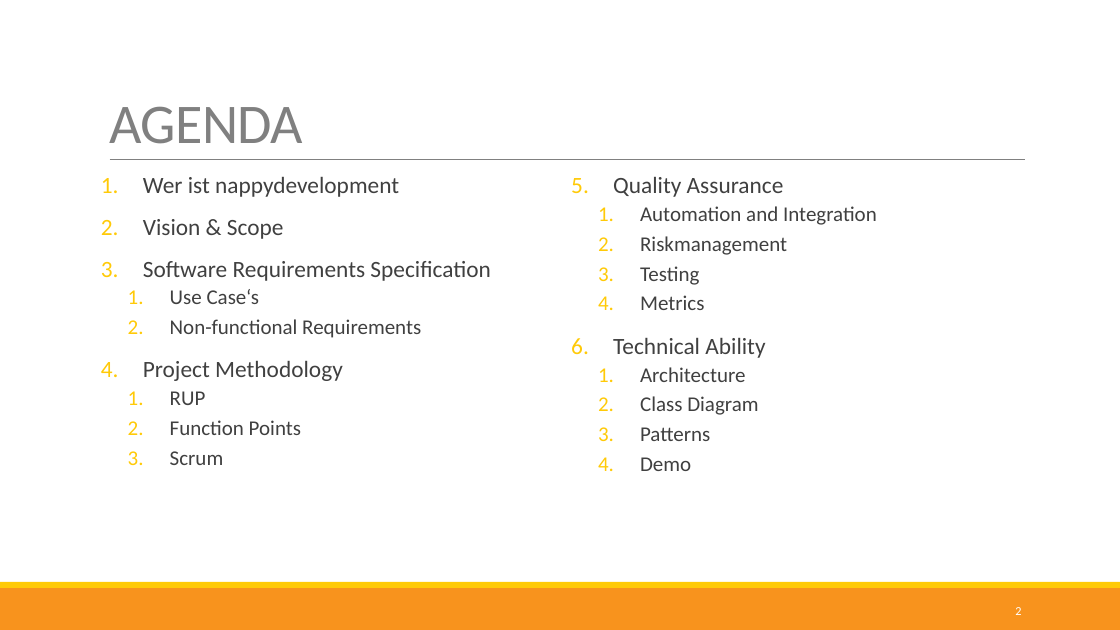
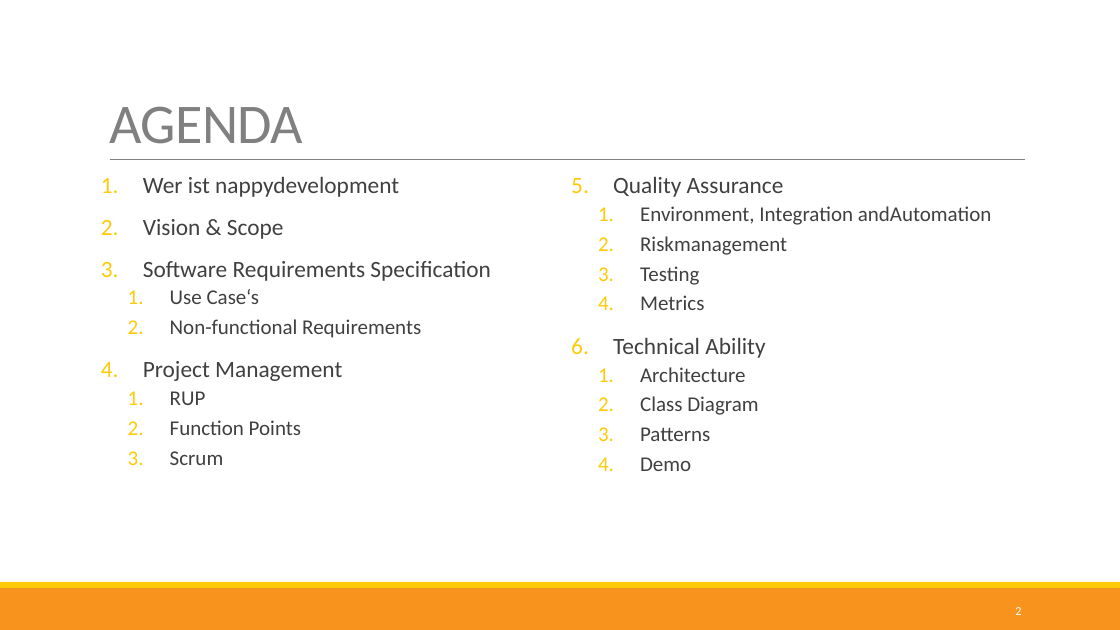
Before and after one commit to nappydevelopment/Nappy-the-ingenious-docs, a slide deck: slide 2 of presentation/Final/Final.pptx. Drawn at 1120x630 pixels with LibreOffice and Linux fonts; fonts in the diff are those of the drawing. Boxes give left, top, right and bottom in pixels: in the first picture for what was removed or moved away, otherwise in the second. Text is boxed around its words. In the diff, an @@ line names an element or a change of style, - is before the commit and + after.

Commit message:
Final version of PPP

```diff
--- a/presentation/Final/Final.pptx
+++ b/presentation/Final/Final.pptx
@@ text at <box>640,206,992,225</box>: text changed @@
-  1. Automation and Integration
+  1. Environment, Integration andAutomation
@@ text at <box>143,361,342,381</box>: text changed @@
-4. Project Methodology
+4. Project Management
```
Also in this commit, not shown: 1 other slide changed, 5 slides added, 2 slides removed.
